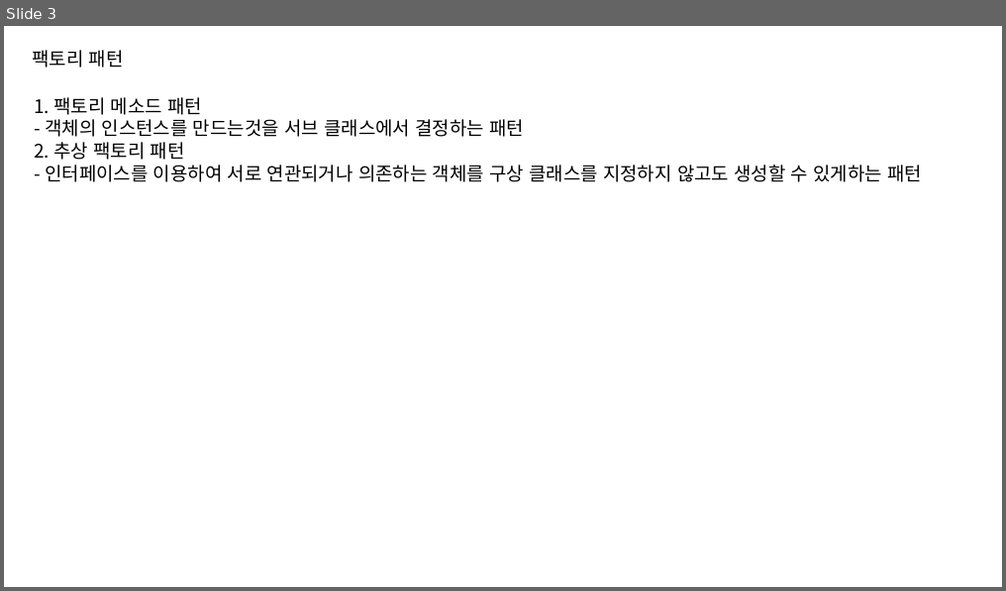
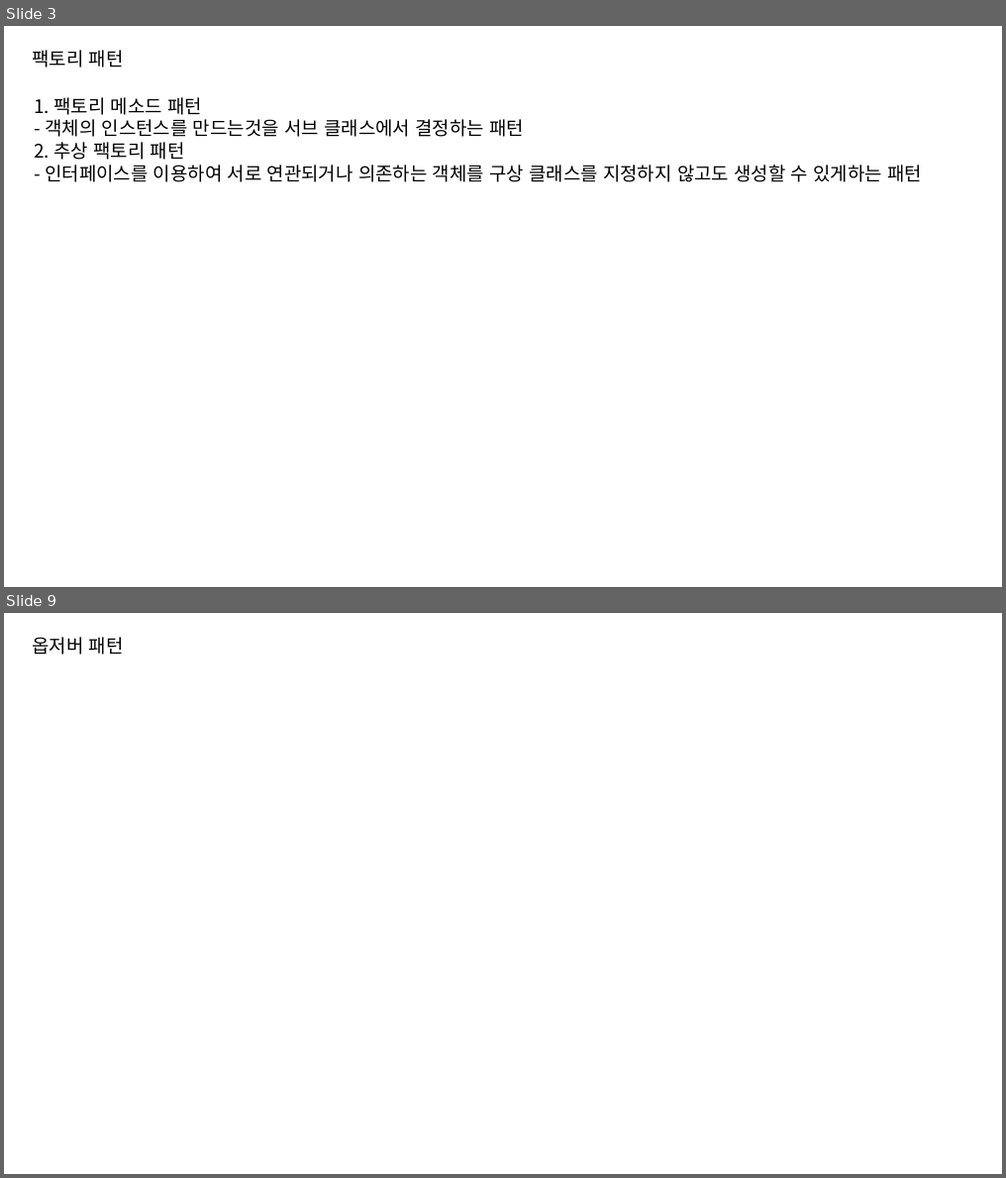
Before and after one commit to OneLine-IF/Class, a slide deck: 디자인 패턴/디자인 패턴.pptx. Shown one above the other, each under a label of ours: slide 3 before the commit, slides 3 and 9 after it; the slides between them are not shown. The pictures are 1006x591 and 1006x1178 pixels, drawn with LibreOffice and Linux fonts; fonts in the diff are those of the drawing. Boxes give left, top, right and bottom in pixels: in the first picture for what was removed or moved away, otherwise in the second. Text is boxed around its words. In the diff, an @@ line names an element or a change of style, - is before the commit and + after.

Commit message:
디자인 패턴 팩토리 메소드까지 완료

```diff
--- a/디자인 패턴/디자인 패턴.pptx
+++ b/디자인 패턴/디자인 패턴.pptx
@@ slide 9 added at [4,613,1002,1174], background #FFFFFF @@
@@ text added at [32,637,124,655], 18 pt, text #000000 @@
+옵저버 패턴
```
Also in this commit, not shown: 1 slide changed, 4 other slides added, 47 other files.
